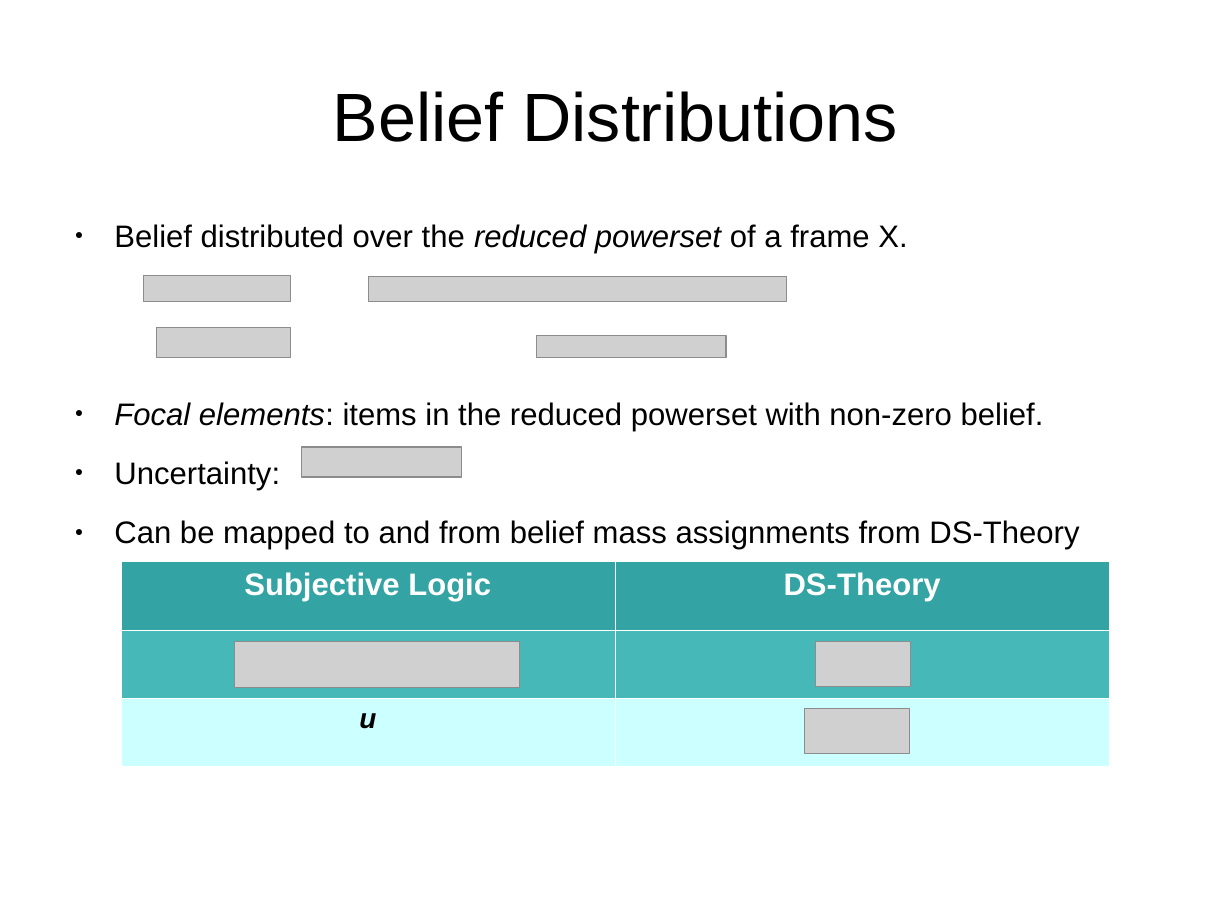
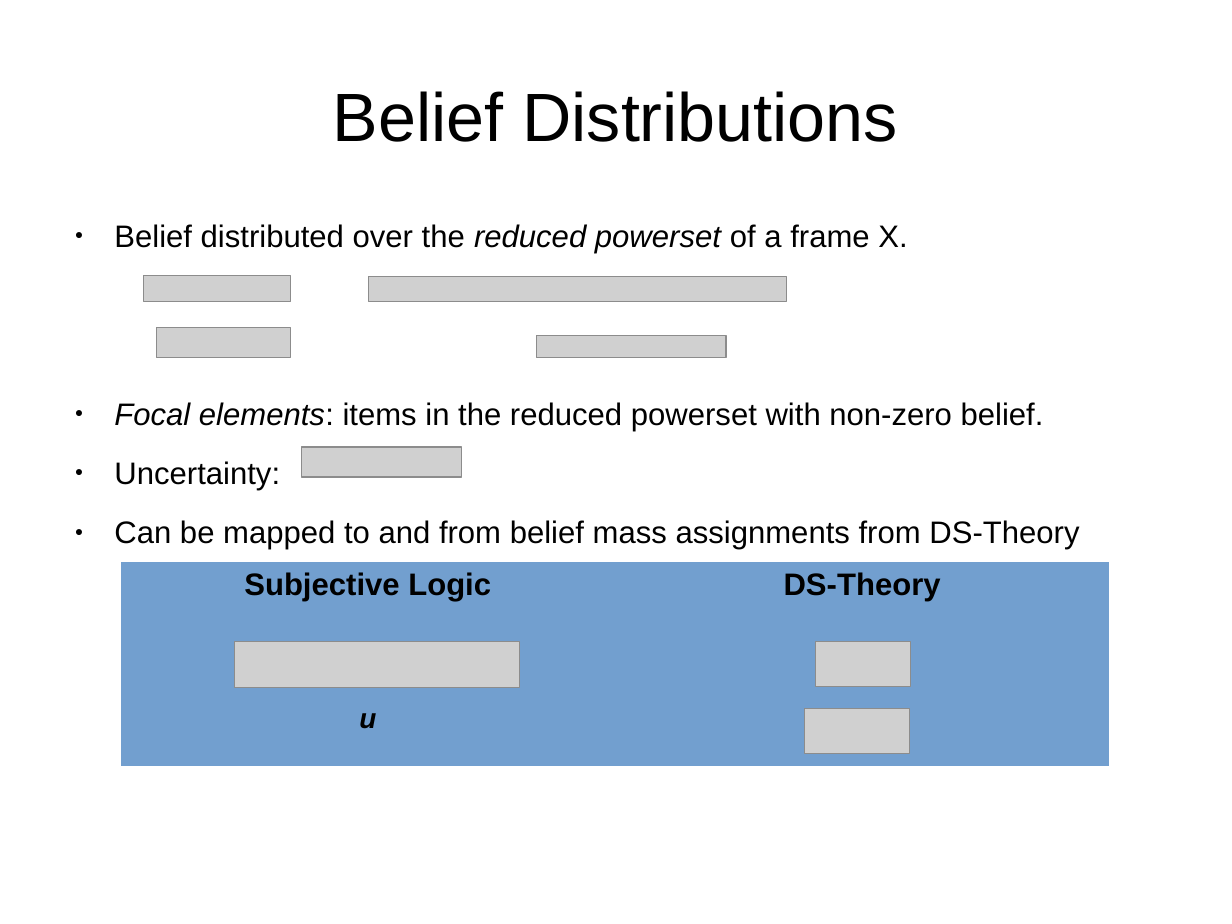
Before and after one commit to bstamour/SLHS, a slide deck: slide 13 of docs/proposal-from-bob.odp. Drawn at 1232x924 pixels with LibreOffice and Linux fonts; fonts in the diff are those of the drawing; grey boxes stand for pictures. Boxes give left, top, right and bottom in pixels: in the first picture for what was removed or moved away, otherwise in the second. Text is boxed around its words. In the diff, an @@ line names an element or a change of style, - is before the commit and + after.

```diff
--- a/docs/proposal-from-bob.odp
+++ b/docs/proposal-from-bob.odp
@@ table at bbox=[121, 561, 1109, 766] @@
@@ fill #33A3A3 to #729FCF in row 1 @@
@@ fill #47B8B8 to #729FCF in row 2 @@
@@ fill #CCFFFF to #729FCF in row 3 @@
@@ text colour #FFFFFF to #000000 @@
@@ borders changed @@
```
Also in this commit, not shown: 7 other slides changed.
